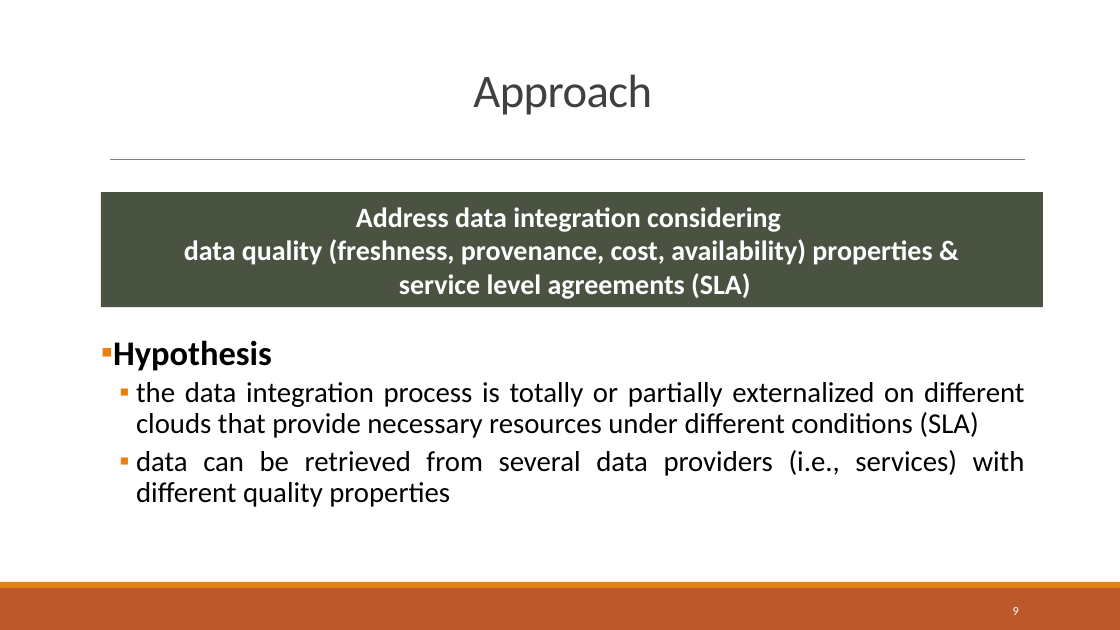
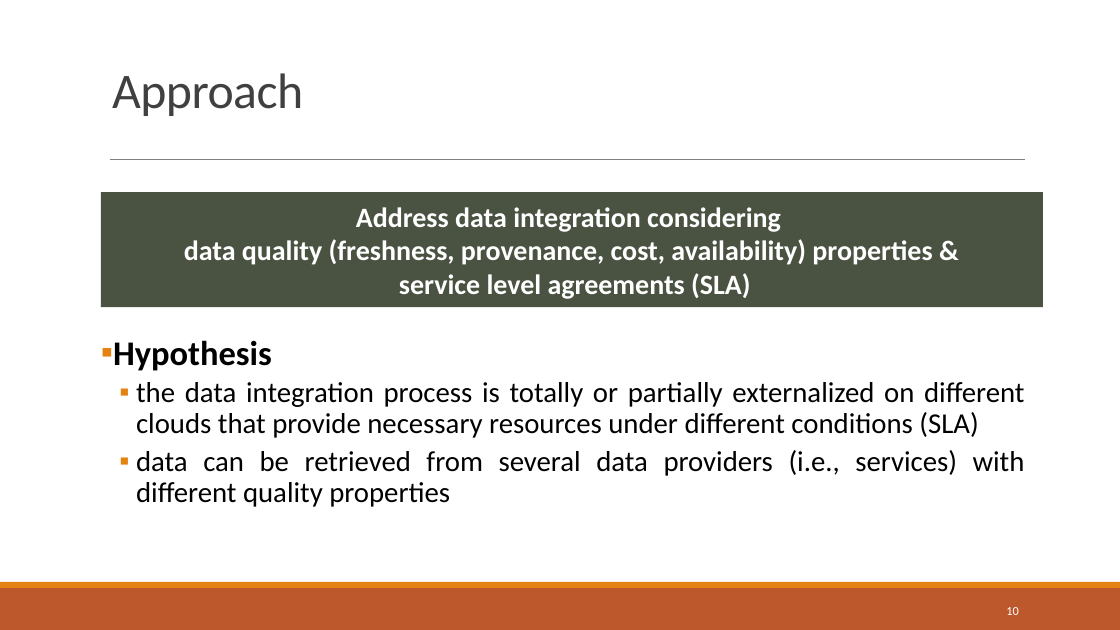
Before and after one commit to danielboni/DanielCarvalho-PhD, a slide deck: slide 10 of Presentations/ADBIS 2016/Presentation_ADBIS 2016.pptx (slide 9 before the commit). Drawn at 1120x630 pixels with LibreOffice and Linux fonts; fonts in the diff are those of the drawing. Boxes give left, top, right and bottom in pixels: in the first picture for what was removed or moved away, otherwise in the second. Text is boxed around its words. In the diff, an @@ line names an element or a change of style, - is before the commit and + after.

```diff
--- a/Presentations/ADBIS 2016/Presentation_ADBIS 2016.pptx
+++ b/Presentations/ADBIS 2016/Presentation_ADBIS 2016.pptx
@@ title "Approach" at [112,73,303,116]: size 30 to 32 pt; alignment centre to left @@
@@ page number at [1006,607,1018,615]: text changed @@
-9
+10
```
Also in this commit, not shown: 18 other slides changed, 3 slides added, 2 slides removed.
